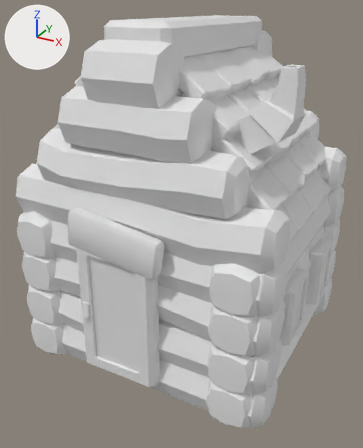
What one commit did to the FBX model Assets/Art/Models/Cabin.fbx.
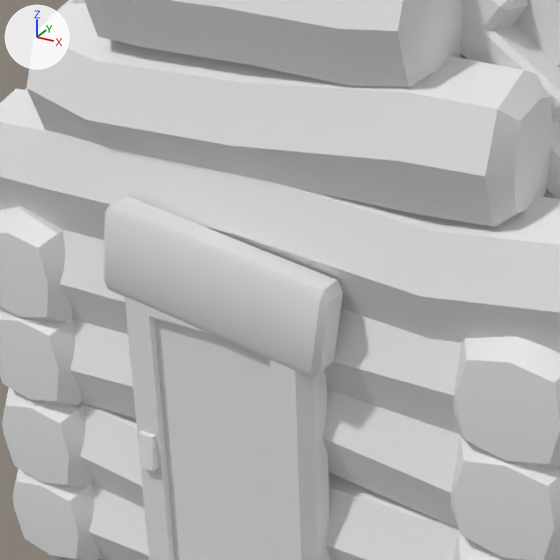
There are two pictures of each version: one whole from a 50 mm camera at (4.21, -2.91, 3.01) aimed at (2.14, 0.86, 1.13), one close up on the part from 7% to 70% of the width and 28% to 79% of the height. Arrows for +X, +Y and +Z are at upper left; the lights stay in place. Where no turn or scale is listed for an object, it has been applied to the vertices.

The scene before the commit, as lines of its bpy script (objects in view):
```python
me_cube_003 = bpy.data.meshes.new('Cube.003')
me_cube_003.from_pydata(...)  # 4113 vertices, 4146 faces; spans x -1.22..1.25, y -1.25..1.19, z 0.0..3.0
me_cube_003.materials.append(mat_wood)  # its picture is missing
ob_cabin = bpy.data.objects.new('Cabin', me_cube_003)
ob_cabin.location = (2.141, 1.041, -0.098)
```
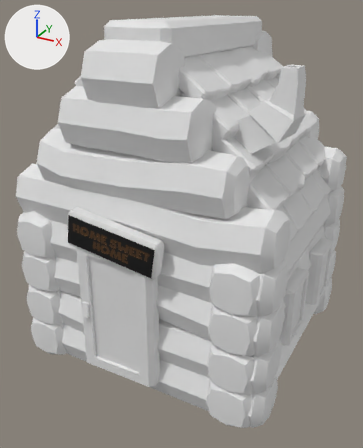
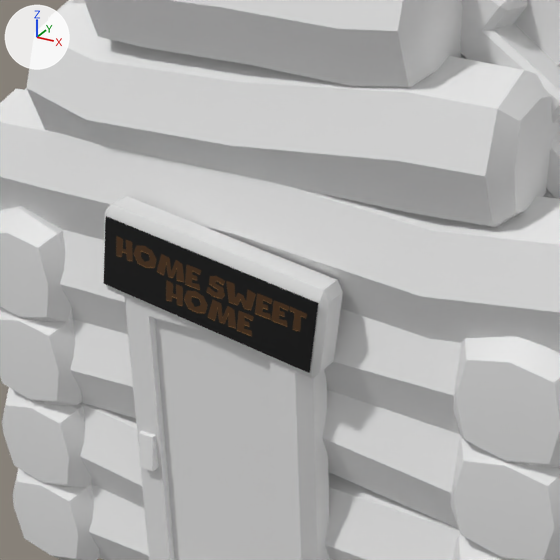
Changed parts and their boxes (x1, y1, x2, y2) in the close-ups (560 x 560 px):
```json
{"part": 1, "of": "me_cube_003", "change": "added", "after": [104, 216, 318, 373]}
```

Edits to the scene script, one JSON object a line:
```json
{"op": "add", "block": "img_homesweethome_png", "code": ["img_homesweethome_png = load_image('HOMESWEETHOME.png', '../Textures/HOMESWEETHOME.png', 1920, 1080, 'sRGB')"]}
{"op": "add", "block": "mat_txt", "code": ["mat_txt = principled_material('TxT')", "mat_txt.texture = img_homesweethome_png"]}
{"block": "me_cube_003", "where": "# used by ob_cabin; location = (2.141, 1.041, -0.098)"}
{"block": "me_cube_003", "where": "# verts and faces of me_cube_003; kept vertices keep their numbers, new ones are numbered from 4113"}
{"op": "remove", "block": "me_cube_003", "code": "me_cube_003.from_pydata(...)  # 4113 vertices, 4146 faces; spans x -1.22..1.25, y -1.25..1.19, z 0.0..3.0"}
{"op": "add", "block": "me_cube_003", "code": "me_cube_003.from_pydata(...)  # 4117 vertices, 4147 faces; spans x -1.22..1.25, y -1.25..1.19, z 0.0..3.0"}
{"block": "me_cube_003", "change": "me_cube_003 part 1"}
{"op": "add", "block": "me_cube_003", "code": "verts[4113] = (-0.4, -1.25, 1.63)  # pixel (105, 216)"}
{"op": "add", "block": "me_cube_003", "code": "verts[4114] = (0.36, -1.25, 1.51)  # pixel (318, 303)"}
{"op": "add", "block": "me_cube_003", "code": "verts[4115] = (-0.44, -1.25, 1.39)  # pixel (103, 283)"}
{"op": "add", "block": "me_cube_003", "code": "verts[4116] = (0.33, -1.25, 1.27)  # pixel (309, 373)"}
{"op": "add", "block": "me_cube_003", "code": "faces += [(4113, 4115, 4116, 4114)]  # mat_txt (picture img_homesweethome_png)"}
{"op": "add", "block": "me_cube_003", "code": "me_cube_003.materials.append(mat_txt)  # picture img_homesweethome_png"}
```
